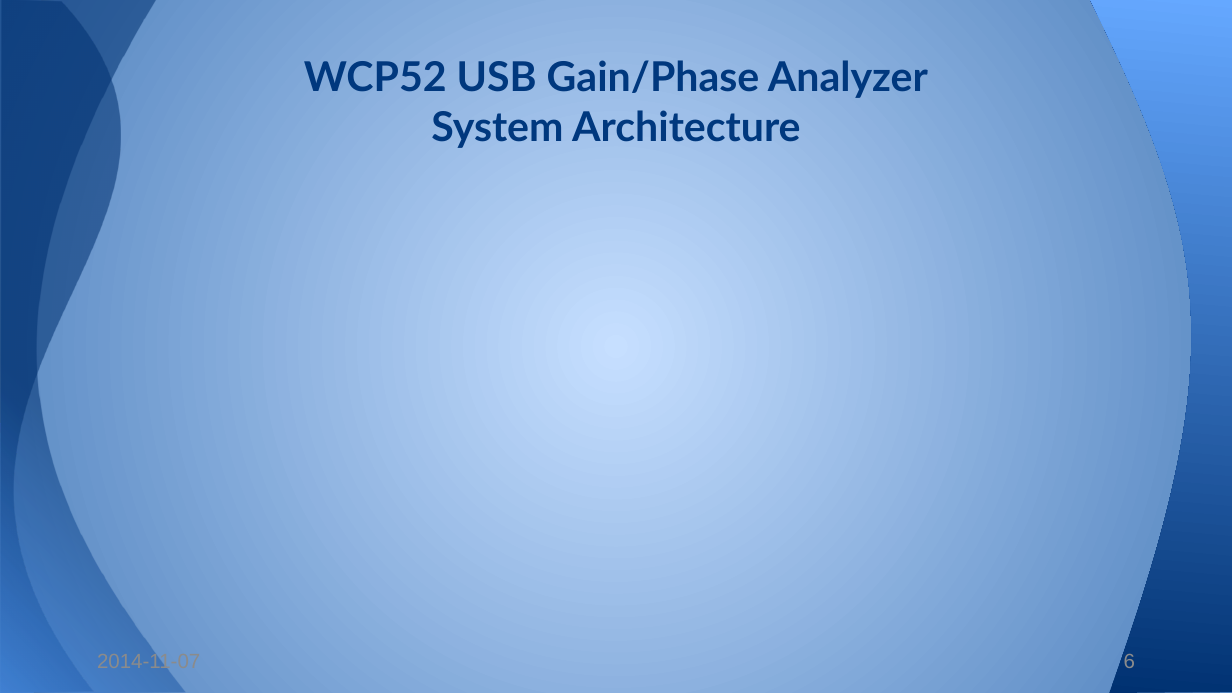
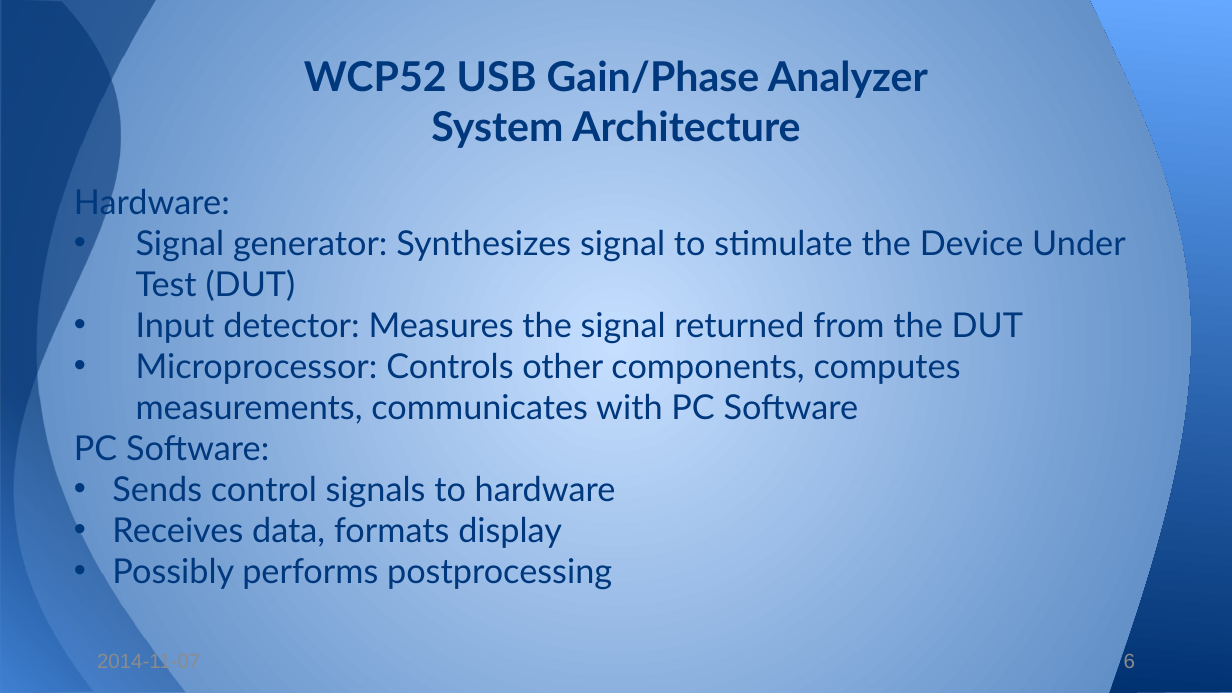
Before and after one commit to WCP52/docs, a slide deck: slide 6 of official/WCP52 Gain_Phase SAP.pptx. Drawn at 1232x693 pixels with LibreOffice and Linux fonts; fonts in the diff are those of the drawing. Boxes give left, top, right and bottom in pixels: in the first picture for what was removed or moved away, otherwise in the second. Text is boxed around its words. In the diff, an @@ line names an element or a change of style, - is before the commit and + after.

Commit message:
System Architecture slide

```diff
--- a/official/WCP52 Gain_Phase SAP.pptx
+++ b/official/WCP52 Gain_Phase SAP.pptx
@@ text added at bbox=[74, 184, 1126, 589], 20 pt, text #00387E @@
+Hardware:
+• Signal generator: Synthesizes signal to stimulate the Device Under Test (DUT)
+• Input detector: Measures the signal returned from the DUT
+• Microprocessor: Controls other components, computes measurements, communicates with PC Software
+PC Software:
+• Sends control signals to hardware
+• Receives data, formats display
+• Possibly performs postprocessing
```
